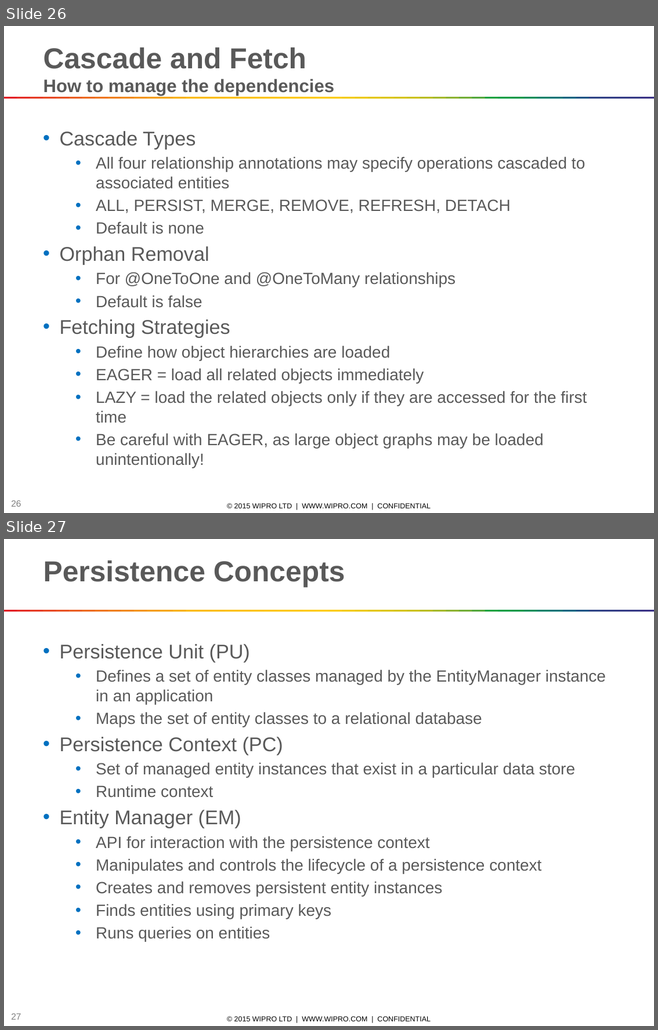
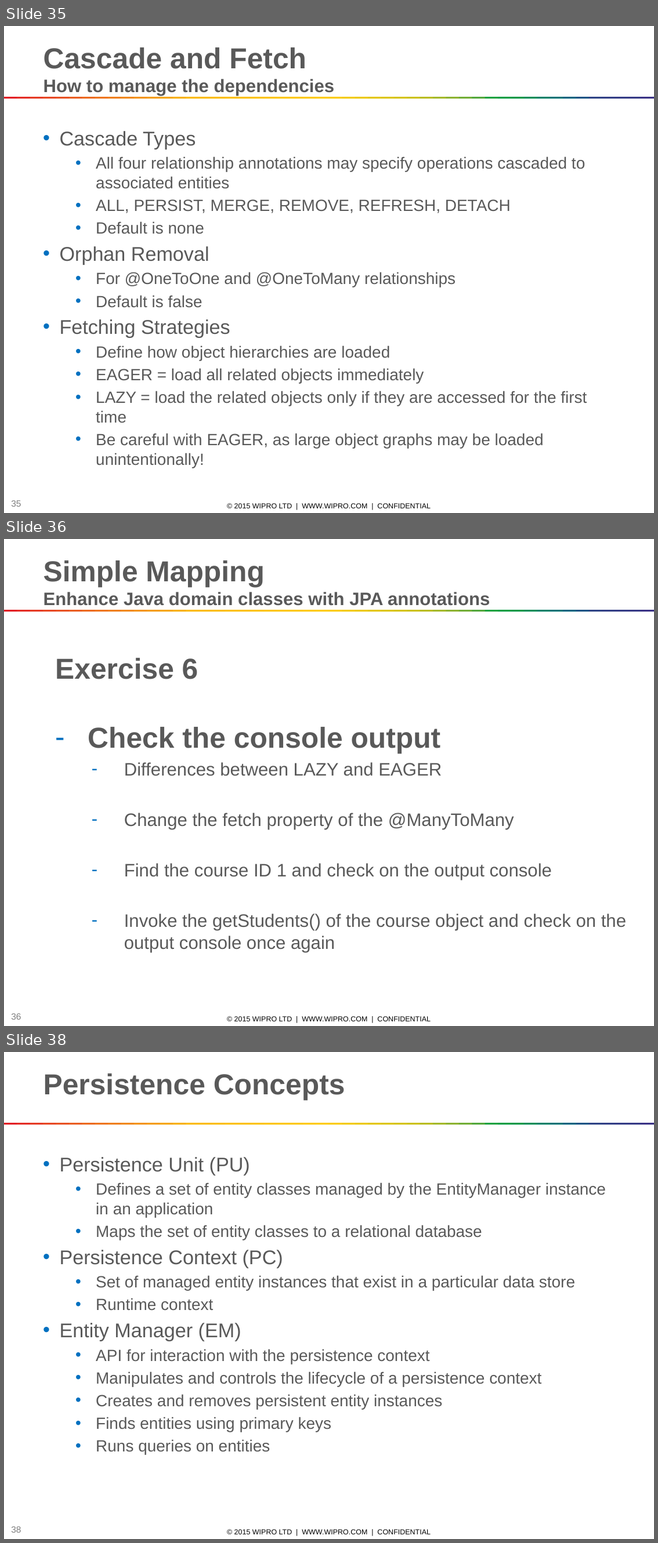
Before and after one commit to marcelsamaruga/wiproTraining, a slide deck: Java Persistence API and Hibernate.pptx. Shown one above the other, each under a label of ours: slides 26 and 27 before the commit, slides 35, 36 and 38 after it; the slides between them are not shown. The pictures are 658x1030 and 658x1543 pixels, drawn with LibreOffice and Linux fonts; fonts in the diff are those of the drawing. Boxes give left, top, right and bottom in pixels: in the first picture for what was removed or moved away, otherwise in the second. Text is boxed around its words. In the diff, an @@ line names an element or a change of style, - is before the commit and + after.

```diff
--- a/Java Persistence API and Hibernate.pptx
+++ b/Java Persistence API and Hibernate.pptx
@@ slide 36 added at <box>4,539,654,1026</box>, background #FFFFFF; not listed: 53 template elements that a slide beside it also shows @@
@@ text added at <box>43,560,489,606</box>, 20 pt, text #595959, bold @@
+Simple Mapping
+Enhance Java domain classes with JPA annotations
@@ text added at <box>55,658,626,953</box>, 20 pt, text #595959 @@
+Exercise 6
+– Check the console output
+  – Differences between LAZY and EAGER
+  – Change the fetch property of the @ManyToMany
+  – Find the course ID 1 and check on the output console
+  – Invoke the getStudents() of the course object and check on the output console once again
@@ what was slide 26 is now slide 35 @@
@@ page number at <box>11,500,21,507</box>: text changed @@
-26
+35
@@ what was slide 27 is now slide 38 @@
@@ page number at <box>11,1526,21,1533</box>: text changed @@
-27
+38
```
Also in this commit, not shown: 4 slides changed, 16 other slides added.
